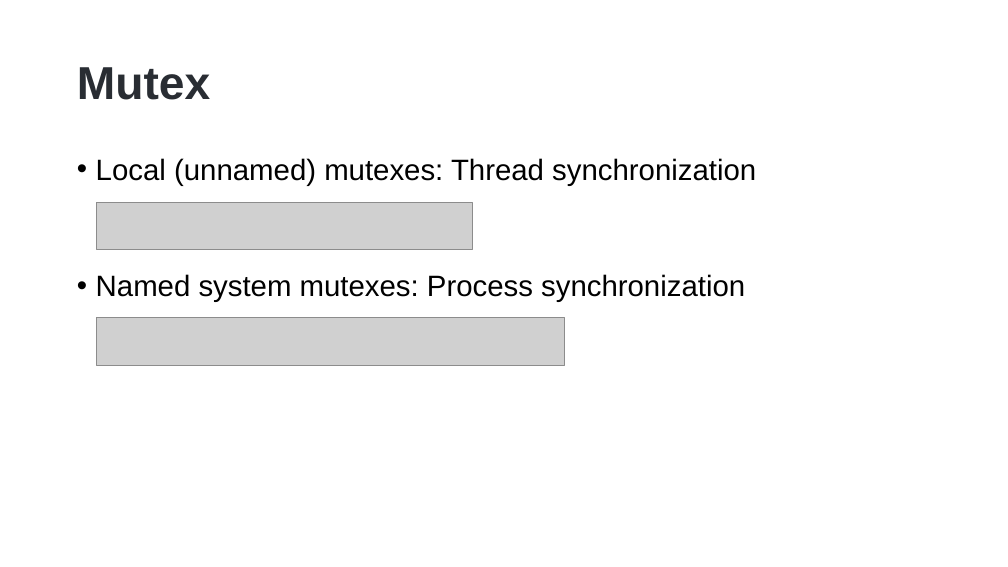
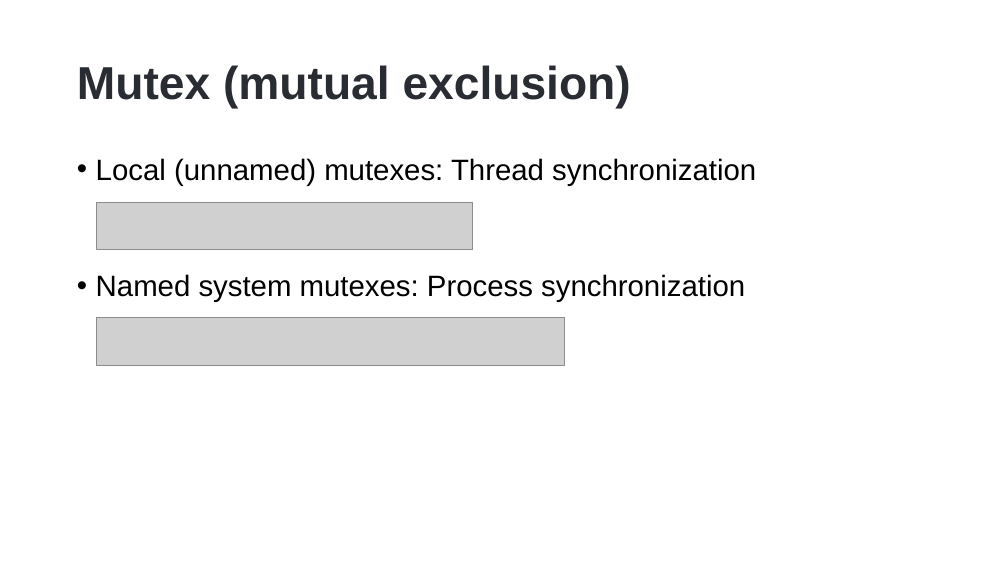
Before and after one commit to hikalkan/presentations, a slide deck: slide 18 of 2023-06-01 Dealing with Concurrency - Multi-Threading in Dotnet/Dotnet-Multi-Threading.pptx (slide 17 before the commit). Drawn at 1008x567 pixels with LibreOffice and Linux fonts; fonts in the diff are those of the drawing; grey boxes stand for pictures; background and template pictures are left out. Boxes give left, top, right and bottom in pixels: in the first picture for what was removed or moved away, otherwise in the second. Text is boxed around its words. In the diff, an @@ line names an element or a change of style, - is before the commit and + after.

```diff
--- a/2023-06-01 Dealing with Concurrency - Multi-Threading in Dotnet/Dotnet-Multi-Threading.pptx
+++ b/2023-06-01 Dealing with Concurrency - Multi-Threading in Dotnet/Dotnet-Multi-Threading.pptx
@@ title at (77,65,631,109): text changed @@
-Mutex
+Mutex (mutual exclusion)
```
Also in this commit, not shown: 5 slides added, 3 slides removed.
